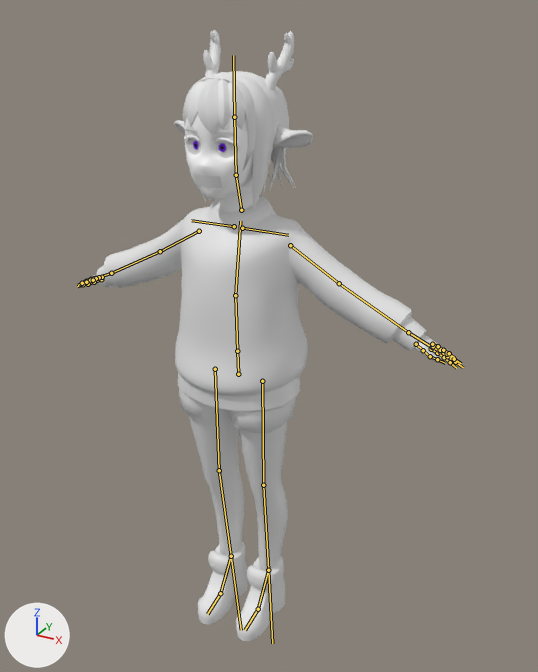
Before and after pictures for a commit that changed the FBX model Assets/Assets/3D Assets/ZaraDeer.fbx.
Before and after are seen from a 50 mm camera at (0.993, -1.655, 1.824) aimed at (0.054, 0.051, 0.971). The lights are fixed; the arrows at lower left show +X, +Y and +Z. The older version comes first. The bones that change, and the others that lie on the model, are drawn over the model as lines.

In view in the first picture: 'Antlers', 'deerLowPolyLeftHand', 'deerLowpolyEars', 'deerLowpolyHead', 'deerLowpolyLegs', 'deerLowpolyShoes', 'deerLowpolyShoesTop', 'deerLowpolySweater', 'eyebrows', 'eyelashes', 'hair.026', 'hair.028', 'hair.029', 'hair.030', 'hair.032', 'hair.033', 'hair.035', 'hair.036', 'pupils', 'scleria' and 3 more.
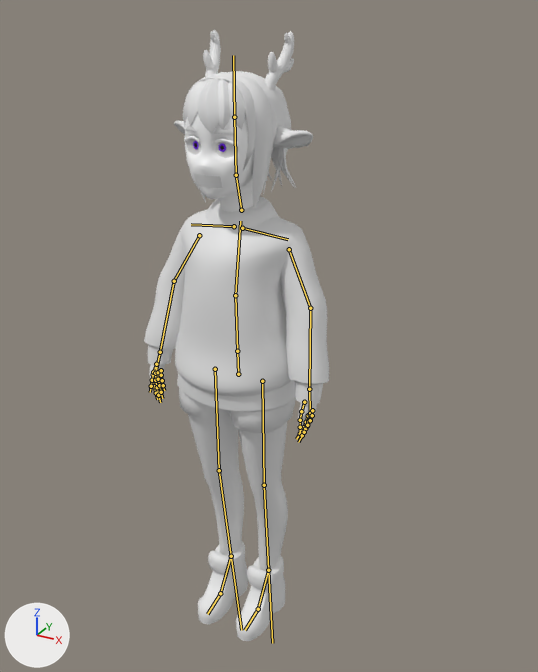
The newer file adds an action. The first version stands in its rest pose; the second is drawn at frame 2 of the action 'Scene'.

The edits, one by one:
Bone 'shoulder.L' (bone_shoulder_l) turns from (0, 0, 0) to (1, -1, -5) degrees about its own x, y and z.
Bone 'bicep.L' (bone_bicep_l) turns from (0, 0, 0) to (10, -5, -26) degrees about its own x, y and z.
Bone 'forearm.L' (bone_forearm_l) turns from (0, 0, 0) to (6, 1, -24) degrees about its own x, y and z.
Bone 'pointer1.L' (bone_pointer1_l) moves from (0.0, 0.0, 0.0) to (0.001, 0.0, 0.0).
Bone 'pointer1.L' (bone_pointer1_l) turns from (0, 0, 0) to (0, 0, -17) degrees about its own x, y and z.
Bone 'pointer2.L' (bone_pointer2_l) turns from (0, 0, 0) to (0, 0, -6) degrees about its own x, y and z.
Bone 'thumb1.L' (bone_thumb1_l) turns from (0, 0, 0) to (8, -6, -1) degrees about its own x, y and z.
Bone 'middle1.L' (bone_middle1_l) turns from (0, 0, 0) to (0, 0, -17) degrees about its own x, y and z.
Bone 'middle2.L' (bone_middle2_l) turns from (0, 0, 0) to (0, 0, -6) degrees about its own x, y and z.
Bone 'index1.L' (bone_index1_l) turns from (0, 0, 0) to (0, 0, -17) degrees about its own x, y and z.
Bone 'index2.L' (bone_index2_l) turns from (0, 0, 0) to (0, 0, -6) degrees about its own x, y and z.
Bone 'pinky1.L' (bone_pinky1_l) turns from (0, 0, 0) to (0, 0, -17) degrees about its own x, y and z.
Bone 'pinky2.L' (bone_pinky2_l) turns from (0, 0, 0) to (0, 0, -6) degrees about its own x, y and z.
Bone 'shoulder.R' (bone_shoulder_r) turns from (0, 0, 0) to (1, 1, 5) degrees about its own x, y and z.
Bone 'bicep.R' (bone_bicep_r) turns from (0, 0, 0) to (10, 5, 26) degrees about its own x, y and z.
Bone 'forearm.R' (bone_forearm_r) turns from (0, 0, 0) to (6, -1, 24) degrees about its own x, y and z.
Bone 'pointer1.R' (bone_pointer1_r) moves from (0.0, 0.0, 0.0) to (-0.001, 0.0, 0.0).
Bone 'pointer1.R' (bone_pointer1_r) turns from (0, 0, 0) to (0, 0, 17) degrees about its own x, y and z.
Bone 'pointer2.R' (bone_pointer2_r) turns from (0, 0, 0) to (0, 0, 6) degrees about its own x, y and z.
Bone 'thumb1.R' (bone_thumb1_r) turns from (0, 0, 0) to (8, 6, 1) degrees about its own x, y and z.
Bone 'middle1.R' (bone_middle1_r) turns from (0, 0, 0) to (0, 0, 17) degrees about its own x, y and z.
Bone 'middle2.R' (bone_middle2_r) turns from (0, 0, 0) to (0, 0, 6) degrees about its own x, y and z.
Bone 'index1.R' (bone_index1_r) turns from (0, 0, 0) to (0, 0, 17) degrees about its own x, y and z.
Bone 'index2.R' (bone_index2_r) turns from (0, 0, 0) to (0, 0, 6) degrees about its own x, y and z.
Bone 'pinky1.R' (bone_pinky1_r) moves from (0.0, 0.0, 0.0) to (0.001, 0.0, 0.0).
Bone 'pinky1.R' (bone_pinky1_r) turns from (0, 0, 0) to (0, 0, 17) degrees about its own x, y and z.
Bone 'pinky2.R' (bone_pinky2_r) turns from (0, 0, 0) to (0, 0, 6) degrees about its own x, y and z.

Pixel boxes [x1, y1, x2, y2] of what changed, in the pictures (538 x 672 px):
'deerLowpolySweater', posed (44% narrower)
    before: [96, 196, 426, 433]
    after: [144, 196, 329, 433]
'deerLowPolyLeftHand', posed
    before: [81, 275, 458, 364]
    after: [149, 364, 317, 438]
'hair.029', posed
    before: [218, 72, 296, 187]
    after: [218, 72, 297, 188]
'hair.026', posed (mostly hidden)
    before: [228, 71, 289, 192]
    after: [228, 71, 291, 192]
'hair.032', posed (mostly hidden)
    before: [273, 86, 294, 188]
    after: [274, 86, 294, 187]
'eyelashes', posed
    before: [184, 135, 238, 146]
    after: [184, 136, 238, 147]
'hair.030', posed (mostly hidden)
    before: [271, 152, 282, 188]
    after: [271, 147, 282, 186]
bone 'shoulder.L', root to tip
    before: (242, 228) to (288, 235)
    after: (242, 228) to (288, 239)
bone 'bicep.L', root to tip
    before: (290, 245) to (339, 283)
    after: (289, 249) to (310, 308)
bone 'forearm.L', root to tip
    before: (339, 283) to (408, 332)
    after: (310, 308) to (309, 389)
bone 'pointer1.L', root to tip
    before: (431, 349) to (437, 353)
    after: (308, 415) to (306, 422)
bone 'pointer2.L', root to tip
    before: (437, 353) to (444, 357)
    after: (306, 422) to (303, 427)
bone 'thumb1.L', root to tip
    before: (416, 344) to (423, 350)
    after: (304, 402) to (301, 411)
bone 'middle1.L', root to tip
    before: (432, 347) to (440, 351)
    after: (310, 414) to (308, 421)
bone 'middle2.L', root to tip
    before: (440, 351) to (447, 356)
    after: (308, 421) to (305, 428)
bone 'index1.L', root to tip
    before: (433, 346) to (440, 350)
    after: (310, 413) to (309, 419)
bone 'index2.L', root to tip
    before: (440, 350) to (447, 354)
    after: (309, 419) to (307, 426)
bone 'pinky1.L', root to tip
    before: (432, 344) to (438, 346)
    after: (312, 410) to (312, 415)
bone 'pinky2.L', root to tip
    before: (438, 346) to (443, 350)
    after: (312, 415) to (310, 420)
bone 'shoulder.R', root to tip
    before: (234, 226) to (191, 220)
    after: (234, 226) to (191, 224)
bone 'bicep.R', root to tip
    before: (199, 231) to (160, 251)
    after: (199, 235) to (174, 281)
bone 'forearm.R', root to tip
    before: (160, 251) to (111, 273)
    after: (174, 281) to (160, 352)
bone 'pointer1.R', root to tip
    before: (93, 279) to (89, 280)
    after: (153, 374) to (153, 380)
bone 'pointer2.R', root to tip
    before: (89, 280) to (85, 282)
    after: (153, 380) to (154, 386)
bone 'thumb1.R', root to tip
    before: (101, 279) to (94, 282)
    after: (156, 364) to (153, 372)
bone 'middle1.R', root to tip
    before: (96, 278) to (91, 279)
    after: (155, 373) to (155, 380)
bone 'middle2.R', root to tip
    before: (91, 279) to (86, 281)
    after: (155, 380) to (157, 387)
bone 'index1.R', root to tip
    before: (98, 278) to (94, 278)
    after: (158, 372) to (158, 379)
bone 'index2.R', root to tip
    before: (94, 278) to (90, 280)
    after: (158, 379) to (159, 385)
bone 'pinky1.R', root to tip
    before: (102, 277) to (99, 277)
    after: (161, 370) to (161, 375)
bone 'pinky2.R', root to tip
    before: (99, 277) to (96, 278)
    after: (161, 375) to (162, 380)
